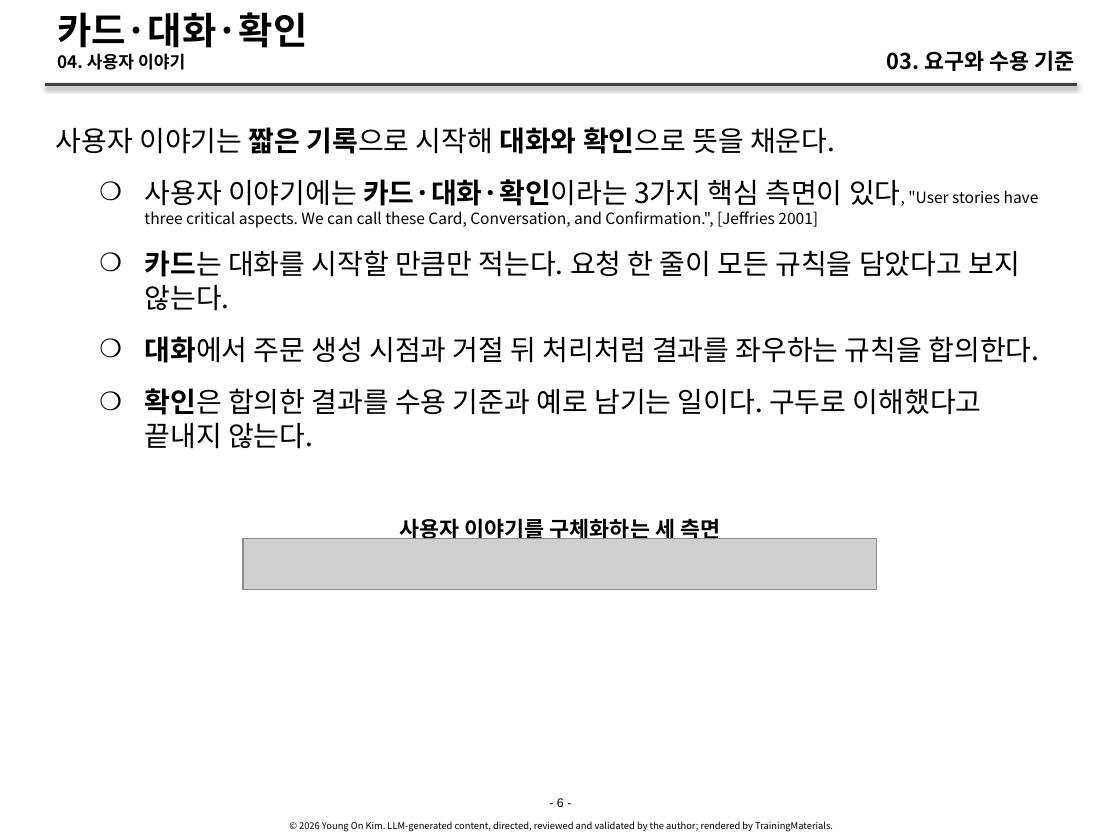
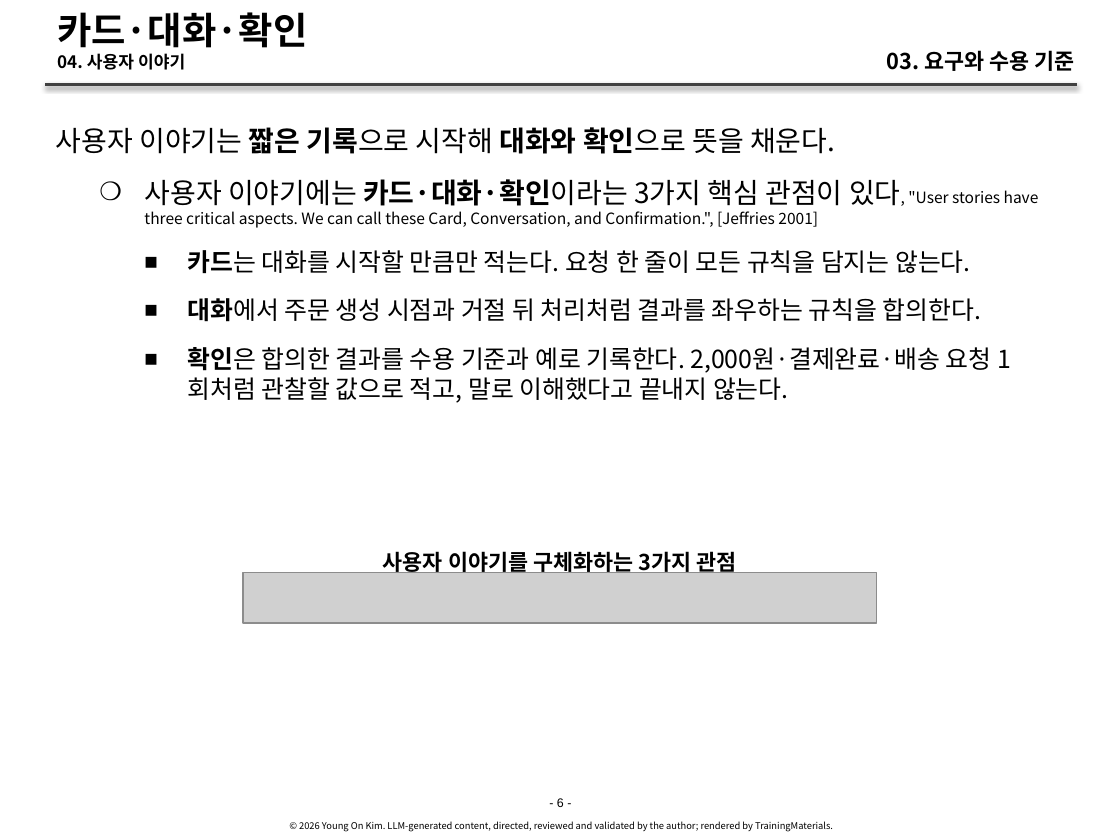
Before and after one commit to YoungSan77/TrainingMaterials, a slide deck: slide 6 of courses/ai-native/sessions/s03.pptx. Drawn at 1120x840 pixels with LibreOffice and Linux fonts; fonts in the diff are those of the drawing; grey boxes stand for pictures. Boxes give left, top, right and bottom in pixels: in the first picture for what was removed or moved away, otherwise in the second. Text is boxed around its words. In the diff, an @@ line names an element or a change of style, - is before the commit and + after.

```diff
--- a/courses/ai-native/sessions/s03.pptx
+++ b/courses/ai-native/sessions/s03.pptx
@@ text at [144, 179, 1039, 273]: text changed @@
-    ❍ 사용자 이야기에는 카드·대화·확인이라는 3가지 핵심 측면이 있다, "User stories have three critical aspects. We can call these Card, Conversation, and Confirmation.", [Jeffries 2001]
-    ❍ 카드는 대화를 시작할 만큼만 적는다. 요청 한 줄이 모든 규칙을 담았다고 보지 않는다.
+    ❍ 사용자 이야기에는 카드·대화·확인이라는 3가지 핵심 관점이 있다, "User stories have three critical aspects. We can call these Card, Conversation, and Confirmation.", [Jeffries 2001]
+      ■ 카드는 대화를 시작할 만큼만 적는다. 요청 한 줄이 모든 규칙을 담지는 않는다.
@@ text at [188, 298, 982, 322]: size 18 to 16 pt in "대화에서 주문 생성 시점과 거절 뒤 처리처럼 ..."; bullet ❍ to ■; list level 3 to 4 in "대화에서 주문 생성 시점과 거절 ..." @@
@@ text at [188, 347, 992, 403]: text changed; size 18 to 16 pt @@
-    ❍ 확인은 합의한 결과를 수용 기준과 예로 남기는 일이다. 구두로 이해했다고 끝내지 않는다.
+      ■ 확인은 합의한 결과를 수용 기준과 예로 기록한다. 2,000원·결제완료·배송 요청 1회처럼 관찰할 값으로 적고, 말로 이해했다고 끝내지 않는다.
@@ text at [383, 548, 737, 576]: text changed @@
-사용자 이야기를 구체화하는 세 측면
+사용자 이야기를 구체화하는 3가지 관점
@@ picture: place and size @@
-picture at [243, 539, 877, 589]
+picture at [243, 572, 877, 623]
```
Also in this commit, not shown: 30 other slides changed, 5 slides added, 29 other files.
